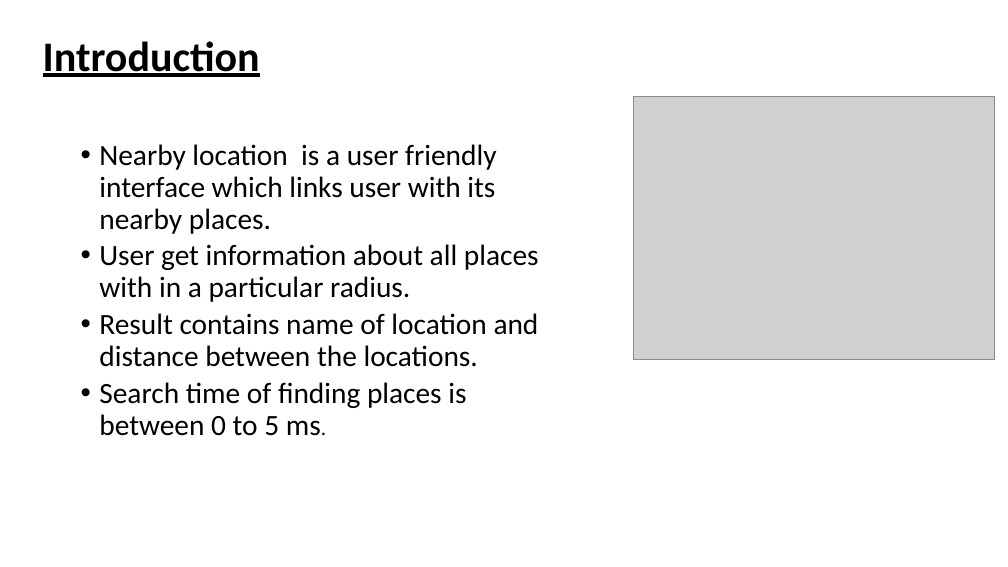
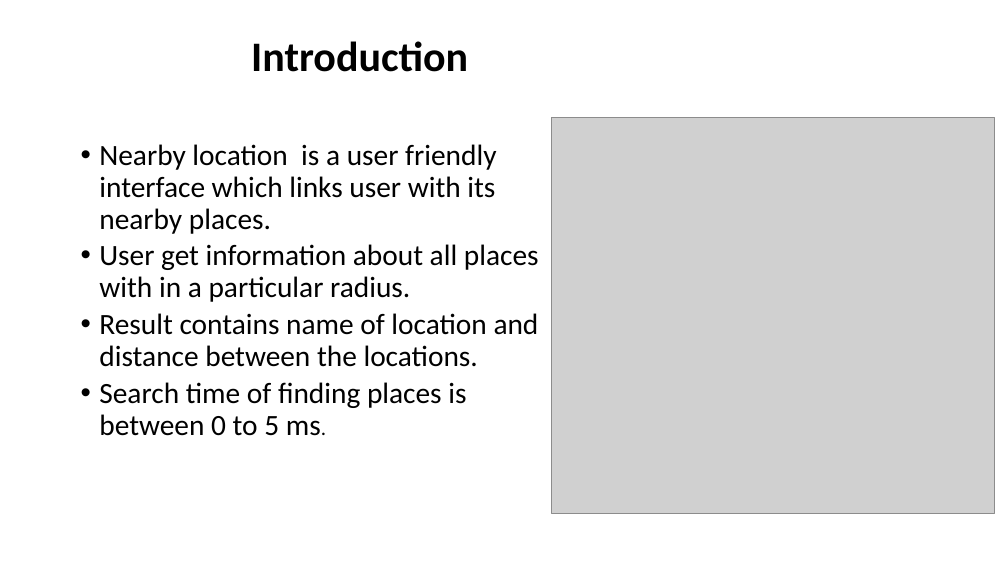
Before and after one commit to thakurshilpa/Places, a slide deck: slide 3 of doc/nearby_location.pptx. Drawn at 1008x567 pixels with LibreOffice and Linux fonts; fonts in the diff are those of the drawing; grey boxes stand for pictures. Boxes give left, top, right and bottom in pixels: in the first picture for what was removed or moved away, otherwise in the second. Text is boxed around its words. In the diff, an @@ line names an element or a change of style, - is before the commit and + after.

Commit message:
formatting

```diff
--- a/doc/nearby_location.pptx
+++ b/doc/nearby_location.pptx
@@ title "Introduction" at [251, 41, 468, 72]: underline off @@
@@ picture: place and size @@
-picture at [634, 97, 994, 360]
+picture at [552, 117, 995, 513]
```
Also in this commit, not shown: 10 other slides changed.
